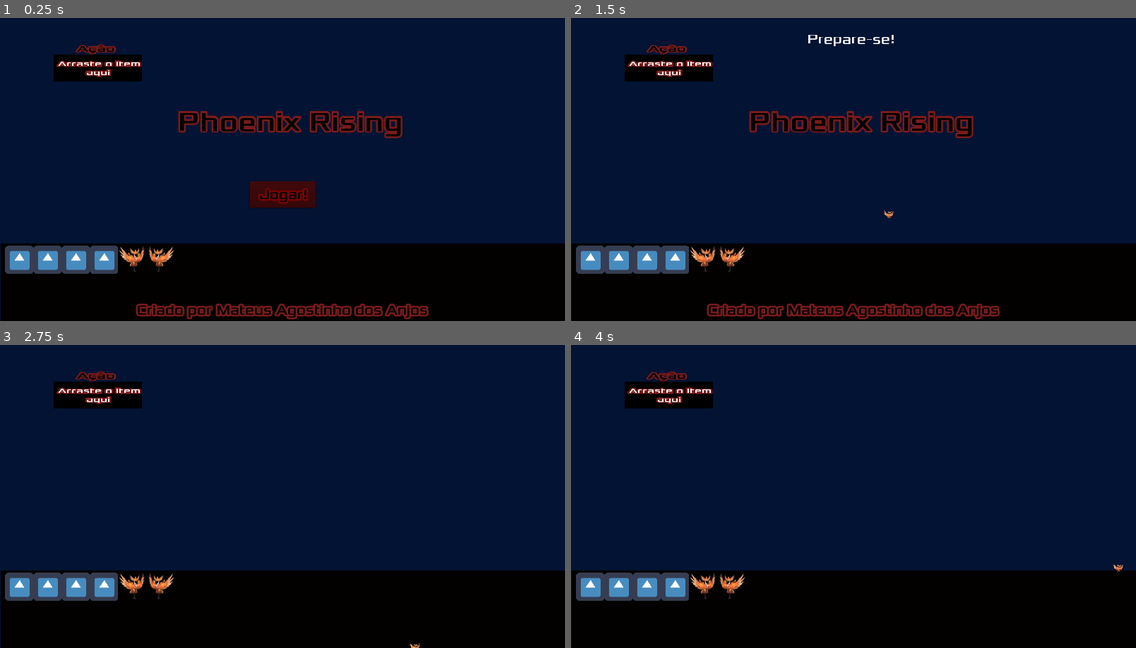
Above: before the commit, frames 1-4 (two rows, left to right).
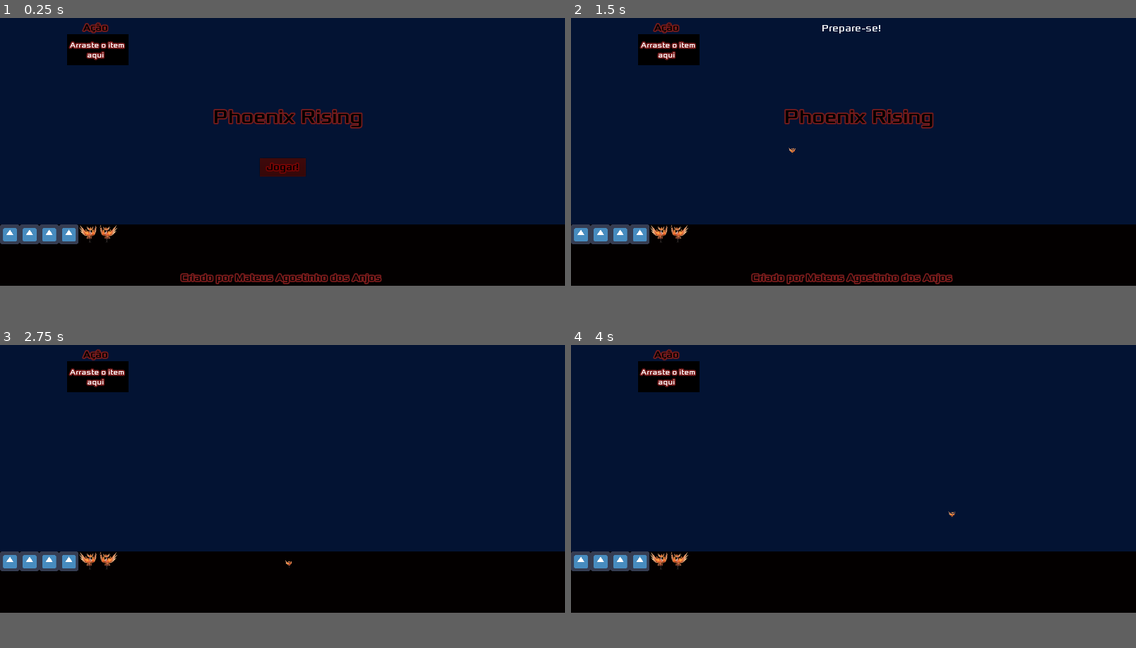
Above: after the commit, the same moments.

Repository: MateusdosAnjos/MAC0499
Game: Godot game, scene res://Main/Main.tscn
Same seed, same stepped clock (60 frames per second), same inputs: the game is played once before the commit and once after it. The project has no main scene, so this scene is started directly.
Inputs (mouse positions are in pixels of both pictures, inside the frame that each line leads up to):
- Up to frame 1 (0.25 s): no input
- Up to frame 2 (1.5 s): click "Jogar!" at 0.5 s; tap Enter at 1.25 s; move the mouse to (977, 145) at 1.27 s; hold Right (ui_right) from 1.28 s (still down); click (977, 145) at 1.35 s
- Up to frame 3 (2.75 s): tap Space at 2 s; move the mouse to (169, 505) at 2.02 s; release Right (ui_right) at 2.03 s; hold Down (ui_down) from 2.03 s (still down); click (169, 505) at 2.1 s
- Up to frame 4 (4 s): move the mouse to (910, 420) at 2.77 s; release Down (ui_down) at 2.78 s; hold Right (ui_right) 2.78-3.53 s; click (910, 420) at 2.85 s; tap Enter at 3.5 s; move the mouse to (825, 554) at 3.52 s; hold Up (ui_up) from 3.53 s (still down); click (825, 554) at 3.6 s
The window is 800x450 before the commit and 800x400 after it. Grey fills any space a smaller window leaves; there, only what the larger window draws over its background counts as a difference.

The runs differ from the first frame. In frame 1, 16% of the frame differs, in the area x 0-100%, y 1-100%; in frame 2, 15%; in frame 3, 11%; in frame 4, 11%.

Commit message:
Recalculado tamanho da janela de jogo

Diff:
--- a/Phoenix Rising/itensDoJogo/HelpPopup.tscn
+++ b/Phoenix Rising/itensDoJogo/HelpPopup.tscn
@@ -26,7 +26,6 @@
 font_data = ExtResource( 1 )
 
 [node name="HelpPopup" type="PopupPanel"]
-visible = true
 margin_right = 200.0
 margin_bottom = 100.0
 custom_styles/panel = SubResource( 1 )
--- a/Phoenix Rising/itensDoJogo/Invertory.gd
+++ b/Phoenix Rising/itensDoJogo/Invertory.gd
@@ -4,7 +4,6 @@
 
 const item_base = preload("res://itensDoJogo/ItemBase.tscn")
 
-onready var inv_base = $InventoryBase
 onready var grid = $Grid
 onready var action = $Grid/ActionSpace
 
@@ -58,7 +57,7 @@
         return_item()
 
 func get_container_under_cursor(cursor_pos):
-    var containers = [grid, action, inv_base]
+    var containers = [grid, action]
     for c in containers:
         if c.get_global_rect().has_point(cursor_pos):
             return c
--- a/Phoenix Rising/itensDoJogo/Invertory.tscn
+++ b/Phoenix Rising/itensDoJogo/Invertory.tscn
@@ -10,36 +10,37 @@
 anchor_top = 0.5
 anchor_right = 0.5
 anchor_bottom = 0.5
+margin_left = -920.0
+margin_top = -460.0
+margin_right = -920.0
+margin_bottom = -460.0
 script = ExtResource( 1 )
 
 [node name="InventoryBase" type="Panel" parent="."]
 modulate = Color( 0.0784314, 0.00784314, 0.00784314, 1 )
-margin_left = -639.0
-margin_top = 184.0
-margin_right = 641.0
-margin_bottom = 361.0
+margin_top = 720.0
+margin_right = 1840.0
+margin_bottom = 920.0
 
 [node name="Grid" type="TextureRect" parent="."]
 anchor_top = 0.5
 anchor_right = 1.0
 anchor_bottom = 0.5
-margin_left = -628.0
-margin_top = 189.0
-margin_right = 625.0
-margin_bottom = 473.0
-rect_scale = Vector2( 1, 0.6 )
+margin_top = 720.0
+margin_right = 1840.0
+margin_bottom = 920.0
 script = ExtResource( 2 )
 
 [node name="ActionSpace" parent="Grid" instance=ExtResource( 3 )]
-margin_left = 131.0
-margin_top = -702.0
-margin_right = 302.0
-margin_bottom = -626.0
+margin_left = 240.0
+margin_top = -600.0
+margin_right = 400.0
+margin_bottom = -520.0
 
 [node name="HelpPopup" parent="Grid/ActionSpace" instance=ExtResource( 4 )]
-margin_left = -142.295
-margin_top = -211.887
-margin_right = 57.7052
-margin_bottom = -111.887
+margin_left = -240.0
+margin_top = -300.0
+margin_right = -40.0
+margin_bottom = -200.0
 [connection signal="inv_help" from="." to="Grid" method="_on_Invertory_inv_help"]
 [connection signal="inv_help" from="." to="Grid/ActionSpace" method="_on_Invertory_inv_help"]
--- a/Phoenix Rising/project.godot
+++ b/Phoenix Rising/project.godot
@@ -24,8 +24,8 @@
 
 [display]
 
-window/size/width=1280
-window/size/height=720
+window/size/width=1840
+window/size/height=920
 window/stretch/mode="2d"
 window/stretch/aspect="keep"
 
